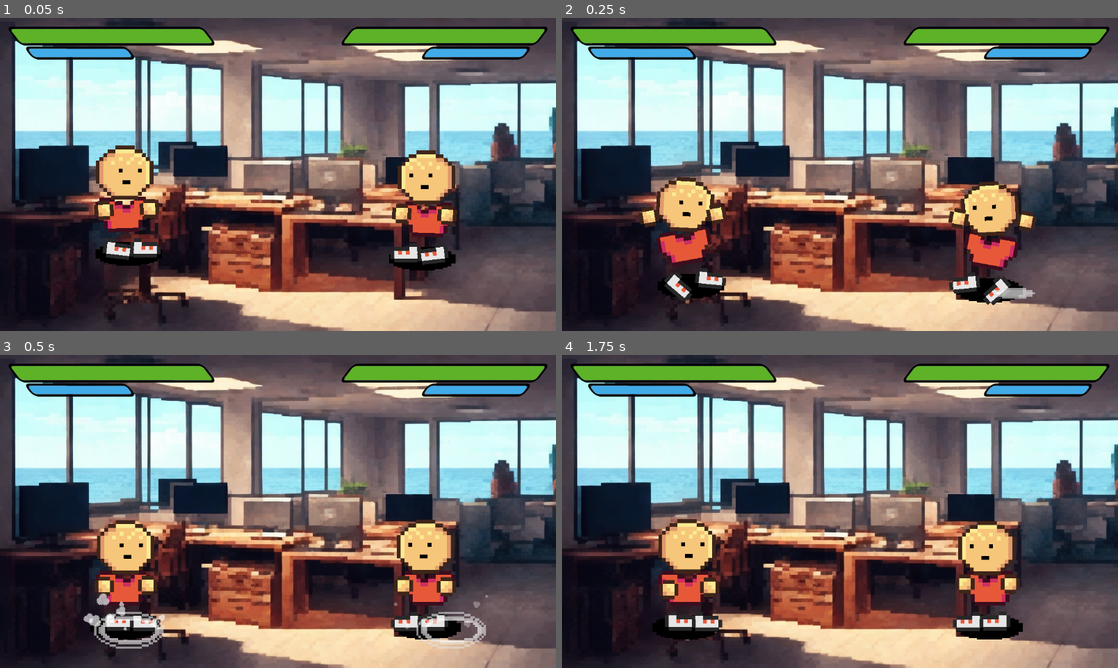
Above: before the commit, frames 1-4 (two rows, left to right).
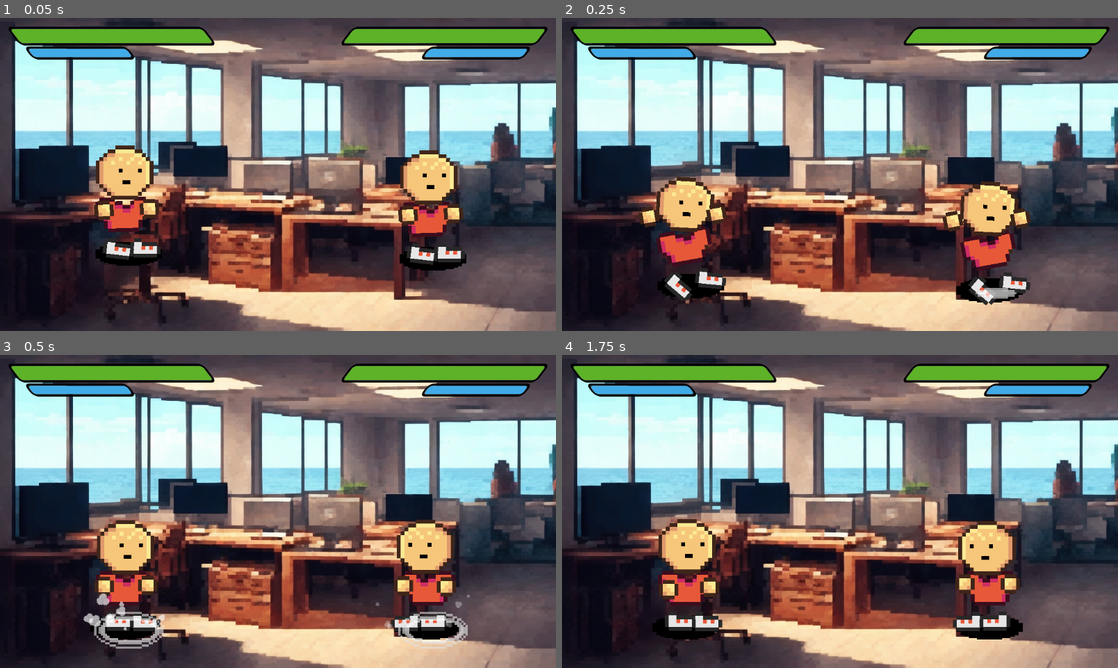
Above: after the commit, the same moments.

Repository: stranker/actionweek2023
Game: Godot game, scene res://Scenes/game_scene.tscn
The game is run twice, just before and just after one commit, with the same random seed, the same clock (stepped at 60 frames per second) and the same inputs. The engine's default icon, where the game draws it, is replaced by a stand-in: a white triangle on a blue panel in a dark square.
Inputs:
- Up to frame 1 (0.05 s): no input
- Up to frame 2 (0.25 s): no input
- Up to frame 3 (0.5 s): no input
- Up to frame 4 (1.75 s): tap E (attack1) at 0.6 s; tap N (attack2) at 1.35 s

The runs differ from the first frame. In frame 1, 1.7% of the frame differs, in the area x 70-84%, y 42-81%; in frame 2, 2.1%, in the area x 68-86%, y 52-92%; in frame 3, 0.8%; in frame 4, nothing differs.

Commit message:
Fix small change in shadow of player

Diff:
--- a/Action Week/Objects/dummy.gd
+++ b/Action Week/Objects/dummy.gd
@@ -46,7 +46,7 @@
 @export var grab_area : Area2D
 @export var guard_anim : AnimationPlayer
 
-var can_attack : bool = true
+var can_attack : bool = false
 var can_move: bool = true
 var is_dead : bool = false
 var can_recover_guard : bool = false
--- a/Action Week/Objects/dummy.tscn
+++ b/Action Week/Objects/dummy.tscn
@@ -187,12 +187,11 @@
 script/source = "extends Sprite2D
 
 var initial_position : Vector2 = Vector2.ZERO
-var player : Dummy
+@export var player : Dummy
 var initialized : bool = false
 
 # Called when the node enters the scene tree for the first time.
 func _ready():
-	player = get_parent().get_parent() as Dummy
 	player.hit_floor.connect(on_player_hit_floor)
 	pass # Replace with function body.
 
@@ -1710,13 +1709,14 @@
 "": SubResource("AnimationLibrary_hf8pb")
 }
 
-[node name="Shadow" type="Sprite2D" parent="Visible"]
+[node name="Shadow" type="Sprite2D" parent="Visible" node_paths=PackedStringArray("player")]
 modulate = Color(0, 0, 0, 1)
 z_index = 1
 position = Vector2(11, 82)
 scale = Vector2(8.625, 3.10807)
 texture = ExtResource("5_y0rpl")
 script = SubResource("GDScript_h42q1")
+player = NodePath("../..")
 
 [node name="CollisionShape2D" type="CollisionShape2D" parent="."]
 position = Vector2(5, -21)
--- a/Action Week/UI/player_widget.tscn
+++ b/Action Week/UI/player_widget.tscn
@@ -182,6 +182,22 @@
 "values": [false]
 }
 
+[sub_resource type="Animation" id="Animation_sajip"]
+resource_name = "hit_continue"
+length = 0.3
+tracks/0/type = "value"
+tracks/0/imported = false
+tracks/0/enabled = true
+tracks/0/path = NodePath("PlayerWidget/Hits:scale")
+tracks/0/interp = 1
+tracks/0/loop_wrap = true
+tracks/0/keys = {
+"times": PackedFloat32Array(0, 0.1, 0.3),
+"transitions": PackedFloat32Array(1, 1, 1),
+"update": 0,
+"values": [Vector2(1, 1), Vector2(1.2, 1.2), Vector2(1, 1)]
+}
+
 [sub_resource type="Animation" id="Animation_vhbis"]
 resource_name = "special"
 length = 0.7
@@ -260,22 +276,6 @@
 "transitions": PackedFloat32Array(1),
 "update": 1,
 "values": [true]
-}
-
-[sub_resource type="Animation" id="Animation_sajip"]
-resource_name = "hit_continue"
-length = 0.3
-tracks/0/type = "value"
-tracks/0/imported = false
-tracks/0/enabled = true
-tracks/0/path = NodePath("PlayerWidget/Hits:scale")
-tracks/0/interp = 1
-tracks/0/loop_wrap = true
-tracks/0/keys = {
-"times": PackedFloat32Array(0, 0.1, 0.3),
-"transitions": PackedFloat32Array(1, 1, 1),
-"update": 0,
-"values": [Vector2(1, 1), Vector2(1.2, 1.2), Vector2(1, 1)]
 }
 
 [sub_resource type="AnimationLibrary" id="AnimationLibrary_rj1ji"]
@@ -392,6 +392,7 @@
 }
 
 [node name="UltiText" type="RichTextLabel" parent="."]
+visible = false
 clip_contents = false
 layout_mode = 1
 offset_left = 40.0
